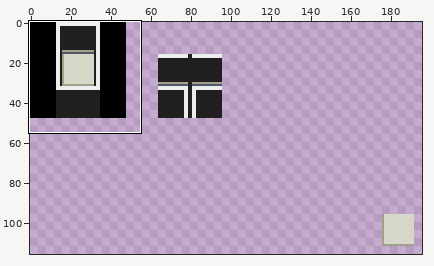
Two versions of one pixel-art file, resources/images/sprites/walls.aseprite. Above: a wide view before the commit, with the close-up outlined.
Close-up. Earlier state:
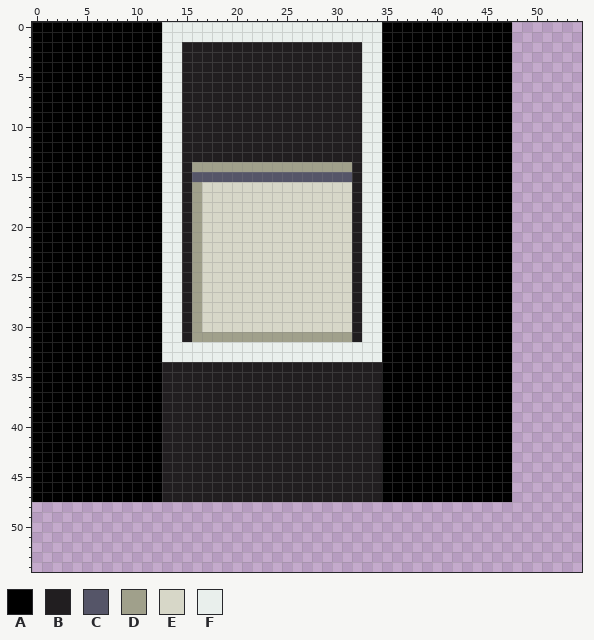
512x512 pixels, 1 frame. Shown: x 0..54, y 0..54. The wide view leaves out empty margins. The commit also changed other parts of the picture, which this record leaves out.
Palette (. is transparent): A #000000  B #211e20  C #555568  D #a0a08b  E #d7d7c8  F #e9efec
After the commit:
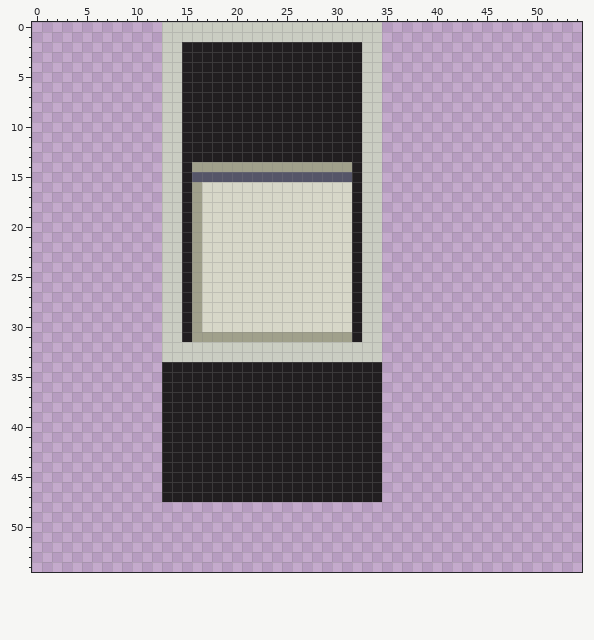
Changes in this commit:
@@ palette @@
-F #e9efec
+F #cacdc2
--- layer "Walls"
@@ x 0..54 @@
- 0 AAAAAAAAAAAAAFFFFFFFFFFFFFFFFFFFFFFAAAAAAAAAAAAA.......
- 1 AAAAAAAAAAAAAFFFFFFFFFFFFFFFFFFFFFFAAAAAAAAAAAAA.......
- 2 AAAAAAAAAAAAAFFBBBBBBBBBBBBBBBBBBFFAAAAAAAAAAAAA.......
- 3 AAAAAAAAAAAAAFFBBBBBBBBBBBBBBBBBBFFAAAAAAAAAAAAA.......
- 4 AAAAAAAAAAAAAFFBBBBBBBBBBBBBBBBBBFFAAAAAAAAAAAAA.......
- 5 AAAAAAAAAAAAAFFBBBBBBBBBBBBBBBBBBFFAAAAAAAAAAAAA.......
- 6 AAAAAAAAAAAAAFFBBBBBBBBBBBBBBBBBBFFAAAAAAAAAAAAA.......
- 7 AAAAAAAAAAAAAFFBBBBBBBBBBBBBBBBBBFFAAAAAAAAAAAAA.......
- 8 AAAAAAAAAAAAAFFBBBBBBBBBBBBBBBBBBFFAAAAAAAAAAAAA.......
- 9 AAAAAAAAAAAAAFFBBBBBBBBBBBBBBBBBBFFAAAAAAAAAAAAA.......
-10 AAAAAAAAAAAAAFFBBBBBBBBBBBBBBBBBBFFAAAAAAAAAAAAA.......
-11 AAAAAAAAAAAAAFFBBBBBBBBBBBBBBBBBBFFAAAAAAAAAAAAA.......
-12 AAAAAAAAAAAAAFFBBBBBBBBBBBBBBBBBBFFAAAAAAAAAAAAA.......
-13 AAAAAAAAAAAAAFFBBBBBBBBBBBBBBBBBBFFAAAAAAAAAAAAA.......
-14 AAAAAAAAAAAAAFFBDDDDDDDDDDDDDDDDBFFAAAAAAAAAAAAA.......
-15 AAAAAAAAAAAAAFFBCCCCCCCCCCCCCCCCBFFAAAAAAAAAAAAA.......
-16 AAAAAAAAAAAAAFFBDEEEEEEEEEEEEEEEBFFAAAAAAAAAAAAA.......
-17 AAAAAAAAAAAAAFFBDEEEEEEEEEEEEEEEBFFAAAAAAAAAAAAA.......
-18 AAAAAAAAAAAAAFFBDEEEEEEEEEEEEEEEBFFAAAAAAAAAAAAA.......
-19 AAAAAAAAAAAAAFFBDEEEEEEEEEEEEEEEBFFAAAAAAAAAAAAA.......
-20 AAAAAAAAAAAAAFFBDEEEEEEEEEEEEEEEBFFAAAAAAAAAAAAA.......
-21 AAAAAAAAAAAAAFFBDEEEEEEEEEEEEEEEBFFAAAAAAAAAAAAA.......
-22 AAAAAAAAAAAAAFFBDEEEEEEEEEEEEEEEBFFAAAAAAAAAAAAA.......
-23 AAAAAAAAAAAAAFFBDEEEEEEEEEEEEEEEBFFAAAAAAAAAAAAA.......
-24 AAAAAAAAAAAAAFFBDEEEEEEEEEEEEEEEBFFAAAAAAAAAAAAA.......
-25 AAAAAAAAAAAAAFFBDEEEEEEEEEEEEEEEBFFAAAAAAAAAAAAA.......
-26 AAAAAAAAAAAAAFFBDEEEEEEEEEEEEEEEBFFAAAAAAAAAAAAA.......
-27 AAAAAAAAAAAAAFFBDEEEEEEEEEEEEEEEBFFAAAAAAAAAAAAA.......
-28 AAAAAAAAAAAAAFFBDEEEEEEEEEEEEEEEBFFAAAAAAAAAAAAA.......
-29 AAAAAAAAAAAAAFFBDEEEEEEEEEEEEEEEBFFAAAAAAAAAAAAA.......
-30 AAAAAAAAAAAAAFFBDEEEEEEEEEEEEEEEBFFAAAAAAAAAAAAA.......
-31 AAAAAAAAAAAAAFFBDDDDDDDDDDDDDDDDBFFAAAAAAAAAAAAA.......
-32 AAAAAAAAAAAAAFFFFFFFFFFFFFFFFFFFFFFAAAAAAAAAAAAA.......
-33 AAAAAAAAAAAAAFFFFFFFFFFFFFFFFFFFFFFAAAAAAAAAAAAA.......
-34 AAAAAAAAAAAAABBBBBBBBBBBBBBBBBBBBBBAAAAAAAAAAAAA.......
-35 AAAAAAAAAAAAABBBBBBBBBBBBBBBBBBBBBBAAAAAAAAAAAAA.......
-36 AAAAAAAAAAAAABBBBBBBBBBBBBBBBBBBBBBAAAAAAAAAAAAA.......
-37 AAAAAAAAAAAAABBBBBBBBBBBBBBBBBBBBBBAAAAAAAAAAAAA.......
-38 AAAAAAAAAAAAABBBBBBBBBBBBBBBBBBBBBBAAAAAAAAAAAAA.......
-39 AAAAAAAAAAAAABBBBBBBBBBBBBBBBBBBBBBAAAAAAAAAAAAA.......
-40 AAAAAAAAAAAAABBBBBBBBBBBBBBBBBBBBBBAAAAAAAAAAAAA.......
-41 AAAAAAAAAAAAABBBBBBBBBBBBBBBBBBBBBBAAAAAAAAAAAAA.......
-42 AAAAAAAAAAAAABBBBBBBBBBBBBBBBBBBBBBAAAAAAAAAAAAA.......
-43 AAAAAAAAAAAAABBBBBBBBBBBBBBBBBBBBBBAAAAAAAAAAAAA.......
-44 AAAAAAAAAAAAABBBBBBBBBBBBBBBBBBBBBBAAAAAAAAAAAAA.......
-45 AAAAAAAAAAAAABBBBBBBBBBBBBBBBBBBBBBAAAAAAAAAAAAA.......
-46 AAAAAAAAAAAAABBBBBBBBBBBBBBBBBBBBBBAAAAAAAAAAAAA.......
-47 AAAAAAAAAAAAABBBBBBBBBBBBBBBBBBBBBBAAAAAAAAAAAAA.......
+ 0 .............FFFFFFFFFFFFFFFFFFFFFF....................
+ 1 .............FFFFFFFFFFFFFFFFFFFFFF....................
+ 2 .............FFBBBBBBBBBBBBBBBBBBFF....................
+ 3 .............FFBBBBBBBBBBBBBBBBBBFF....................
+ 4 .............FFBBBBBBBBBBBBBBBBBBFF....................
+ 5 .............FFBBBBBBBBBBBBBBBBBBFF....................
+ 6 .............FFBBBBBBBBBBBBBBBBBBFF....................
+ 7 .............FFBBBBBBBBBBBBBBBBBBFF....................
+ 8 .............FFBBBBBBBBBBBBBBBBBBFF....................
+ 9 .............FFBBBBBBBBBBBBBBBBBBFF....................
+10 .............FFBBBBBBBBBBBBBBBBBBFF....................
+11 .............FFBBBBBBBBBBBBBBBBBBFF....................
+12 .............FFBBBBBBBBBBBBBBBBBBFF....................
+13 .............FFBBBBBBBBBBBBBBBBBBFF....................
+14 .............FFBDDDDDDDDDDDDDDDDBFF....................
+15 .............FFBCCCCCCCCCCCCCCCCBFF....................
+16 .............FFBDEEEEEEEEEEEEEEEBFF....................
+17 .............FFBDEEEEEEEEEEEEEEEBFF....................
+18 .............FFBDEEEEEEEEEEEEEEEBFF....................
+19 .............FFBDEEEEEEEEEEEEEEEBFF....................
+20 .............FFBDEEEEEEEEEEEEEEEBFF....................
+21 .............FFBDEEEEEEEEEEEEEEEBFF....................
+22 .............FFBDEEEEEEEEEEEEEEEBFF....................
+23 .............FFBDEEEEEEEEEEEEEEEBFF....................
+24 .............FFBDEEEEEEEEEEEEEEEBFF....................
+25 .............FFBDEEEEEEEEEEEEEEEBFF....................
+26 .............FFBDEEEEEEEEEEEEEEEBFF....................
+27 .............FFBDEEEEEEEEEEEEEEEBFF....................
+28 .............FFBDEEEEEEEEEEEEEEEBFF....................
+29 .............FFBDEEEEEEEEEEEEEEEBFF....................
+30 .............FFBDEEEEEEEEEEEEEEEBFF....................
+31 .............FFBDDDDDDDDDDDDDDDDBFF....................
+32 .............FFFFFFFFFFFFFFFFFFFFFF....................
+33 .............FFFFFFFFFFFFFFFFFFFFFF....................
+34 .............BBBBBBBBBBBBBBBBBBBBBB....................
+35 .............BBBBBBBBBBBBBBBBBBBBBB....................
+36 .............BBBBBBBBBBBBBBBBBBBBBB....................
+37 .............BBBBBBBBBBBBBBBBBBBBBB....................
+38 .............BBBBBBBBBBBBBBBBBBBBBB....................
+39 .............BBBBBBBBBBBBBBBBBBBBBB....................
+40 .............BBBBBBBBBBBBBBBBBBBBBB....................
+41 .............BBBBBBBBBBBBBBBBBBBBBB....................
+42 .............BBBBBBBBBBBBBBBBBBBBBB....................
+43 .............BBBBBBBBBBBBBBBBBBBBBB....................
+44 .............BBBBBBBBBBBBBBBBBBBBBB....................
+45 .............BBBBBBBBBBBBBBBBBBBBBB....................
+46 .............BBBBBBBBBBBBBBBBBBBBBB....................
+47 .............BBBBBBBBBBBBBBBBBBBBBB....................
 48 .......................................................
Changed places in both close-ups, as pixel boxes (x1, y1, x2, y2):
changed: (32, 22, 512, 502)
